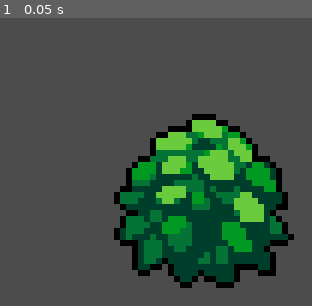
Above: before the commit, frame 1.
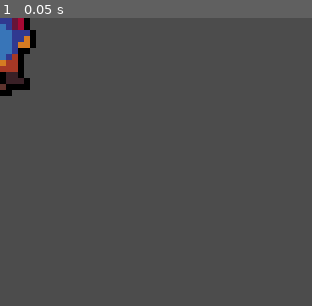
Above: after the commit, the same moment.

Repository: TroyLMarshall/action-rpg
Game: Godot game, scene res://World.tscn
Same seed, same stepped clock (60 frames per second), same inputs: the game is played once before the commit and once after it.
Inputs:
- Up to frame 1 (0.05 s): no input

The runs differ from the first frame. In frame 1, 27% of the frame differs, in the area x 0-95%, y 0-94%.

Commit message:
Creates player node with sprite

Diff:
--- a/World.tscn
+++ b/World.tscn
@@ -1,9 +1,11 @@
 [gd_scene load_steps=2 format=2]
 
-[ext_resource path="res://World/Bush.png" type="Texture" id=1]
+[ext_resource path="res://Player/Player.png" type="Texture" id=1]
 
 [node name="World" type="Node2D"]
 
-[node name="Bush" type="Sprite" parent="."]
-position = Vector2( 34.1134, 31 )
+[node name="Player" type="KinematicBody2D" parent="."]
+
+[node name="Sprite" type="Sprite" parent="Player"]
 texture = ExtResource( 1 )
+hframes = 60
